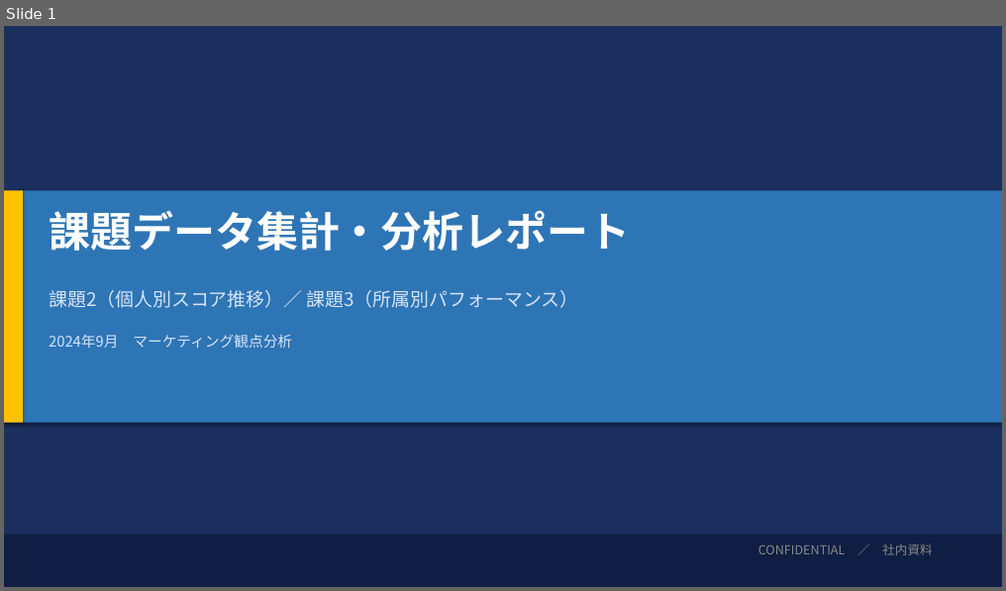
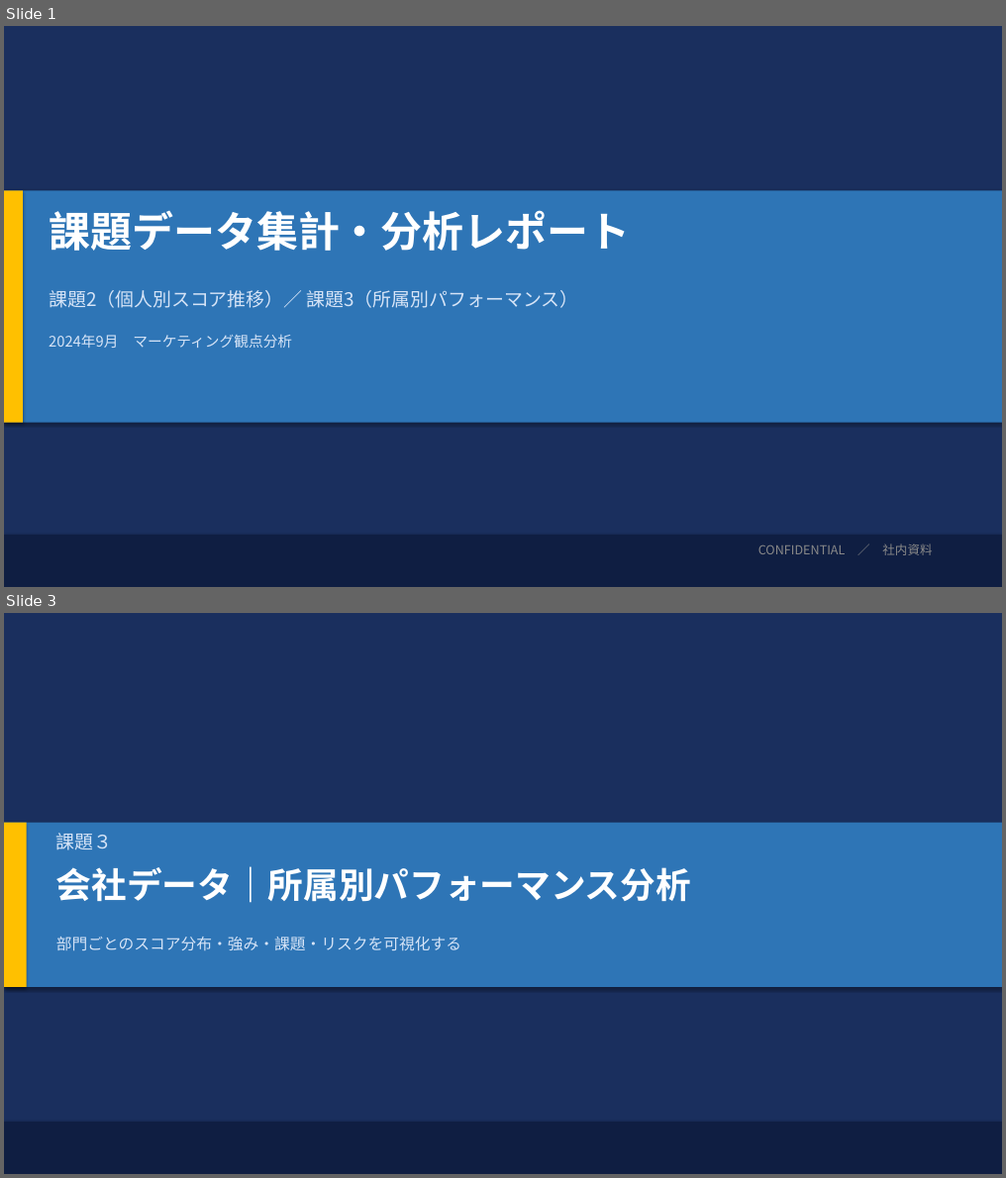
Before and after one commit to tama-shizu/kadai-data-analysis, a slide deck: 課題データ分析レポート.pptx. Shown one above the other, each under a label of ours: slide 1 before the commit, slides 1 and 3 after it; the slides between them are not shown. The pictures are 1006x591 and 1006x1178 pixels, drawn with LibreOffice and Linux fonts; fonts in the diff are those of the drawing. Boxes give left, top, right and bottom in pixels: in the first picture for what was removed or moved away, otherwise in the second. Text is boxed around its words. In the diff, an @@ line names an element or a change of style, - is before the commit and + after.

Commit message:
課題2・課題3にセクション区切りスライドを追加
- 課題3（会社データ）・課題2（学校データ）のセクション扉スライドを追加
- 全スライドのラベルに「会社データ」「学校データ」を明示
- 計13枚構成に更新

```diff
--- a/課題データ分析レポート.pptx
+++ b/課題データ分析レポート.pptx
@@ slide 3 added at (4, 613, 1002, 1174), background #1A2F5E @@
@@ rectangle added at (4, 823, 1002, 987), fill #2E75B6 @@
@@ rectangle added at (4, 823, 27, 987), fill #FFC000 @@
@@ text added at (56, 833, 113, 851), 18 pt, text #D6E4F7 @@
+課題３
@@ text added at (56, 866, 691, 903), 34 pt, text #FFFFFF, bold @@
+会社データ｜所属別パフォーマンス分析
@@ text added at (56, 937, 461, 952), 15 pt, text #D6E4F7 @@
+部門ごとのスコア分布・強み・課題・リスクを可視化する
@@ rectangle added at (4, 1122, 1002, 1174), fill #0F1E42 @@
```
Also in this commit, not shown: 9 slides changed, 1 other slide added, 1 other file.
